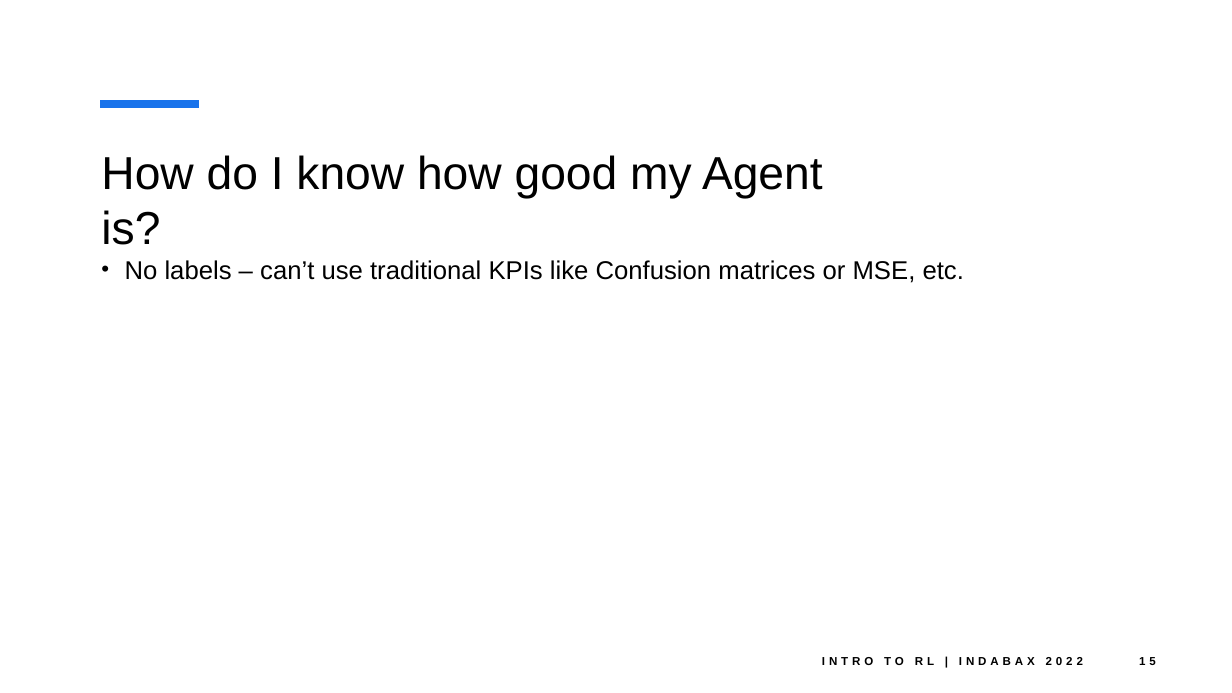
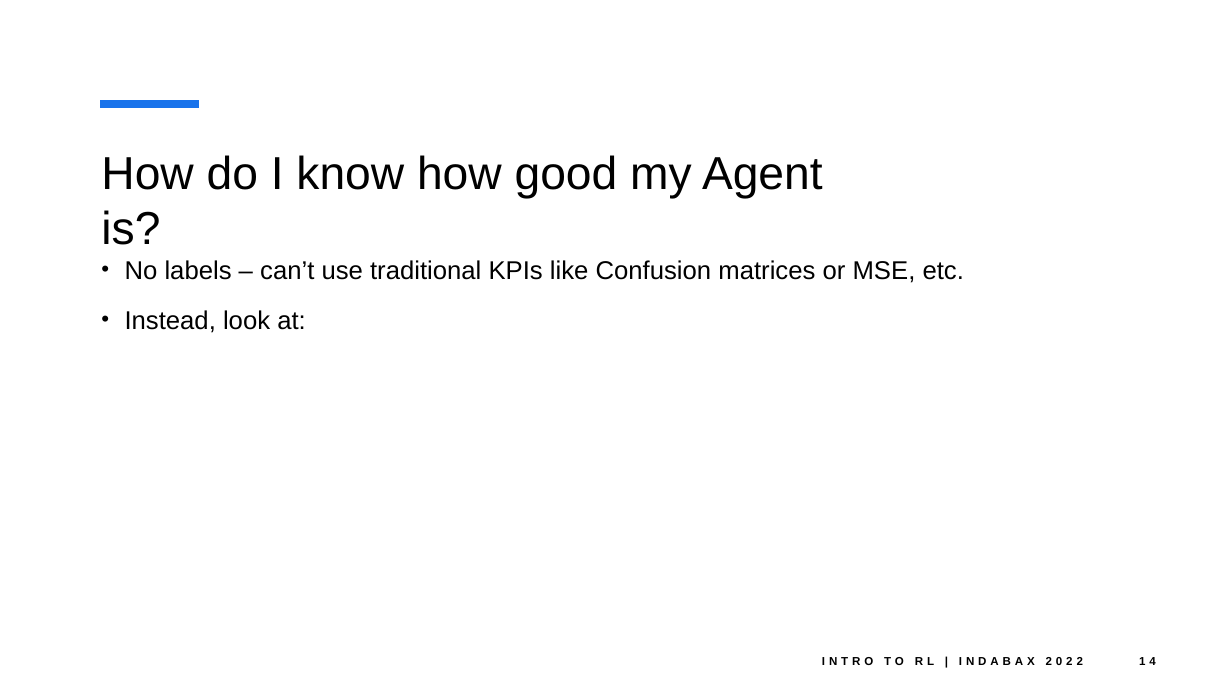
Before and after one commit to ashwineepandey/talk-indabax-2022, a slide deck: slide 14 of IntroToReinforcementLearning_IndabaX2022_001.pptx (slide 15 before the commit). Drawn at 1232x693 pixels with LibreOffice and Linux fonts; fonts in the diff are those of the drawing. Boxes give left, top, right and bottom in pixels: in the first picture for what was removed or moved away, otherwise in the second. Text is boxed around its words. In the diff, an @@ line names an element or a change of style, - is before the commit and + after.

```diff
--- a/IntroToReinforcementLearning_IndabaX2022_001.pptx
+++ b/IntroToReinforcementLearning_IndabaX2022_001.pptx
@@ text at <box>125,310,306,333</box>: paragraph added @@
+• Instead, look at:
@@ page number at <box>1139,657,1156,665</box>: text changed @@
-15
+14
```
Also in this commit, not shown: 5 other slides changed, 2 slides added, 2 slides removed, 1 other file.
